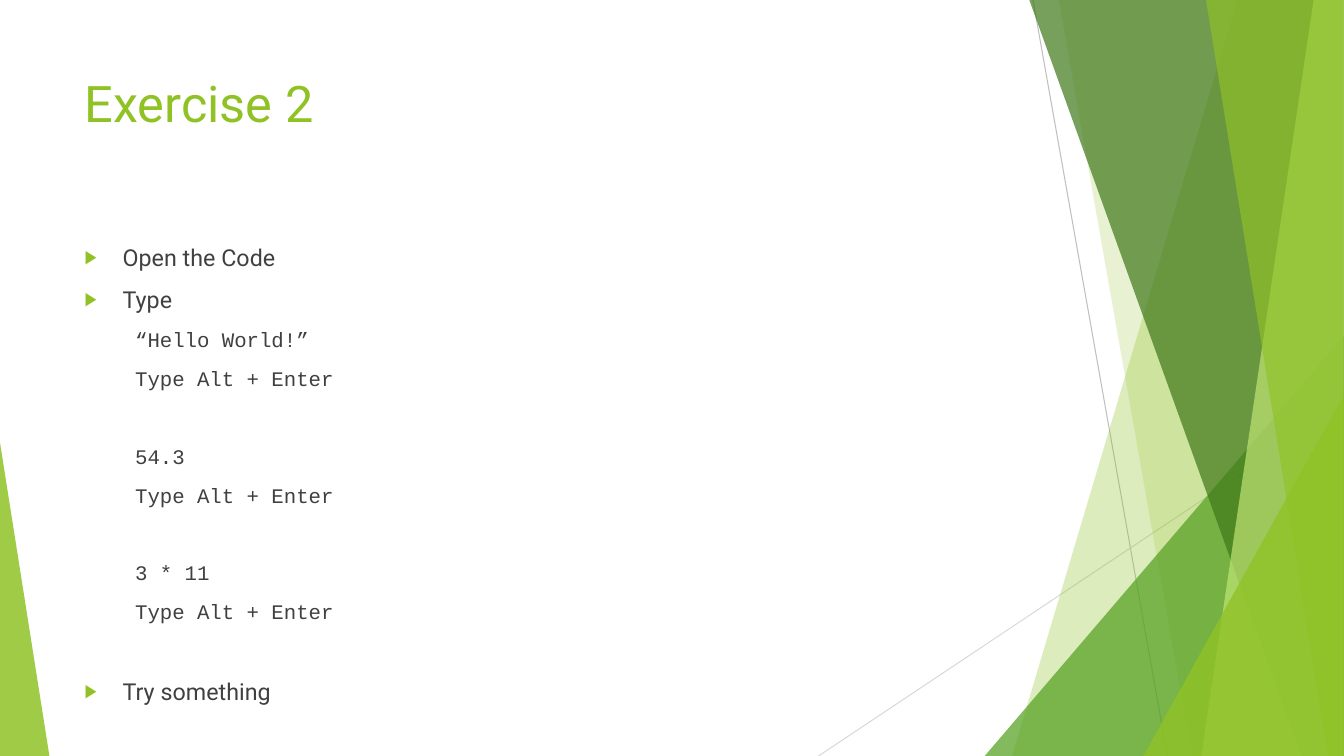
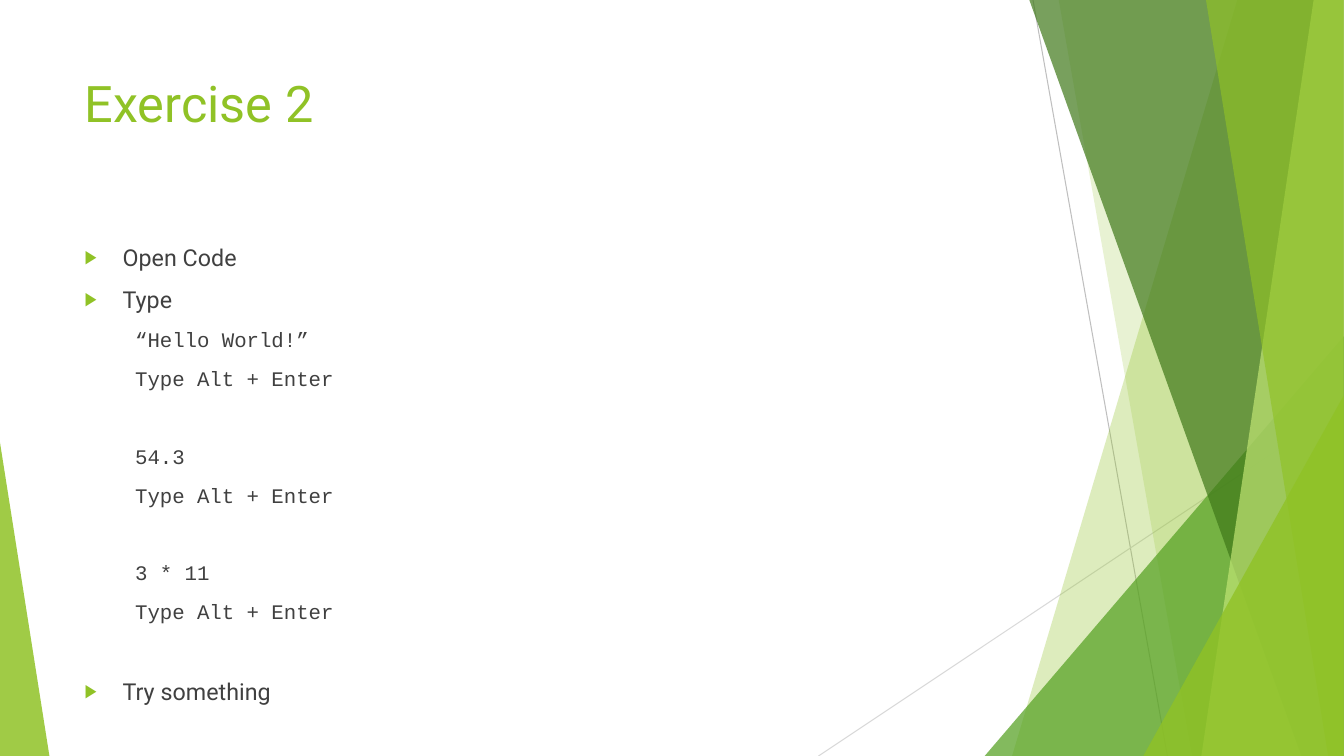
Before and after one commit to danielepo/F-Bootcamp, a slide deck: slide 28 of Presentation/Functional Programming with FSharp.pptx. Drawn at 1344x756 pixels with LibreOffice and Linux fonts; fonts in the diff are those of the drawing. Boxes give left, top, right and bottom in pixels: in the first picture for what was removed or moved away, otherwise in the second. Text is boxed around its words. In the diff, an @@ line names an element or a change of style, - is before the commit and + after.

```diff
--- a/Presentation/Functional Programming with FSharp.pptx
+++ b/Presentation/Functional Programming with FSharp.pptx
@@ text at (123, 248, 237, 271): text changed @@
-▶ Open the Code
+▶ Open Code
```
Also in this commit, not shown: 5 other slides changed.
